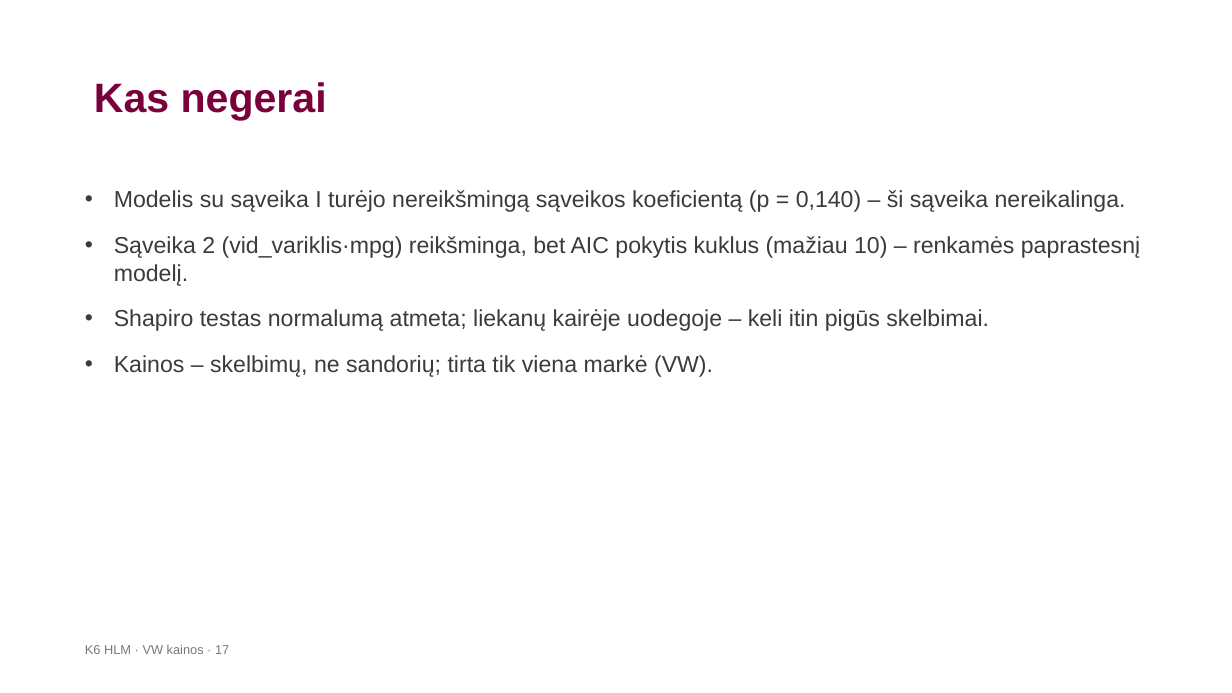
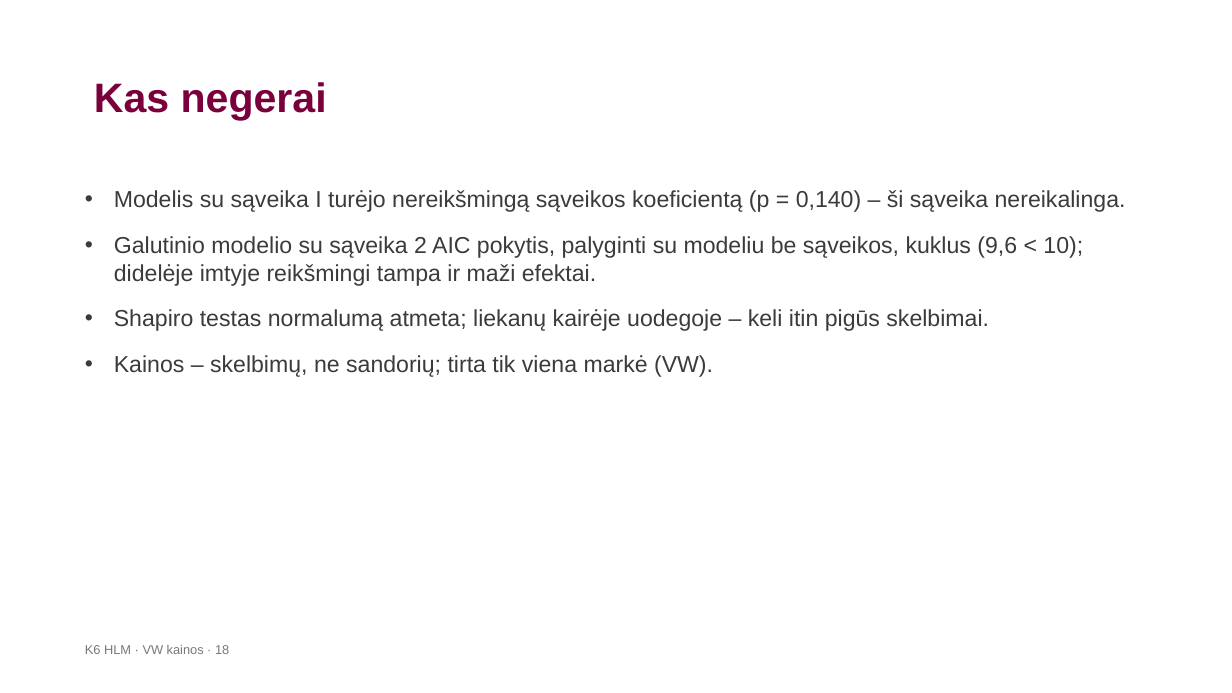
Before and after one commit to LidijaPu/K6, a slide deck: slide 18 of K6_HLM_VW_pristatymas.pptx (slide 17 before the commit). Drawn at 1232x693 pixels with LibreOffice and Linux fonts; fonts in the diff are those of the drawing; background and template pictures are left out. Boxes give left, top, right and bottom in pixels: in the first picture for what was removed or moved away, otherwise in the second. Text is boxed around its words. In the diff, an @@ line names an element or a change of style, - is before the commit and + after.

```diff
--- a/K6_HLM_VW_pristatymas.pptx
+++ b/K6_HLM_VW_pristatymas.pptx
@@ text at <box>114,236,1083,286</box>: text changed @@
-• Sąveika 2 (vid_variklis·mpg) reikšminga, bet AIC pokytis kuklus (mažiau 10) – renkamės paprastesnį modelį.
+• Galutinio modelio su sąveika 2 AIC pokytis, palyginti su modeliu be sąveikos, kuklus (9,6 < 10); didelėje imtyje reikšmingi tampa ir maži efektai.
@@ text at <box>85,644,229,654</box>: text changed @@
-K6 HLM · VW kainos · 17
+K6 HLM · VW kainos · 18
```
Also in this commit, not shown: 8 other slides changed, 1 slide added, 3 other files.
